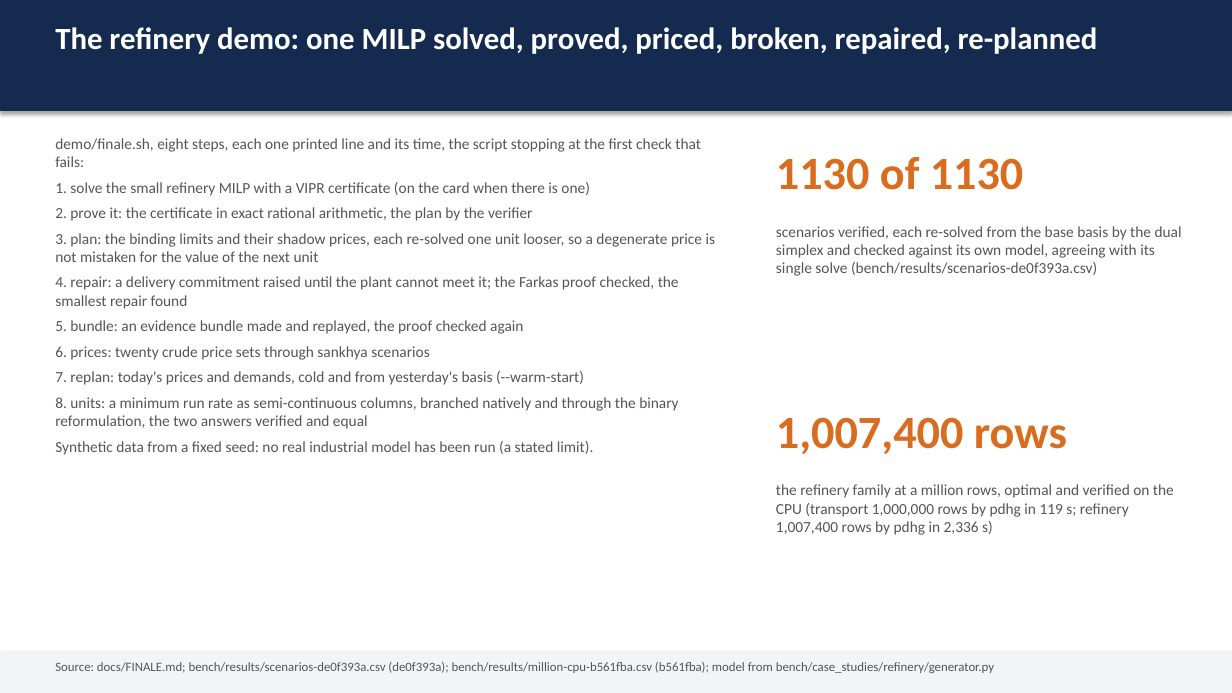
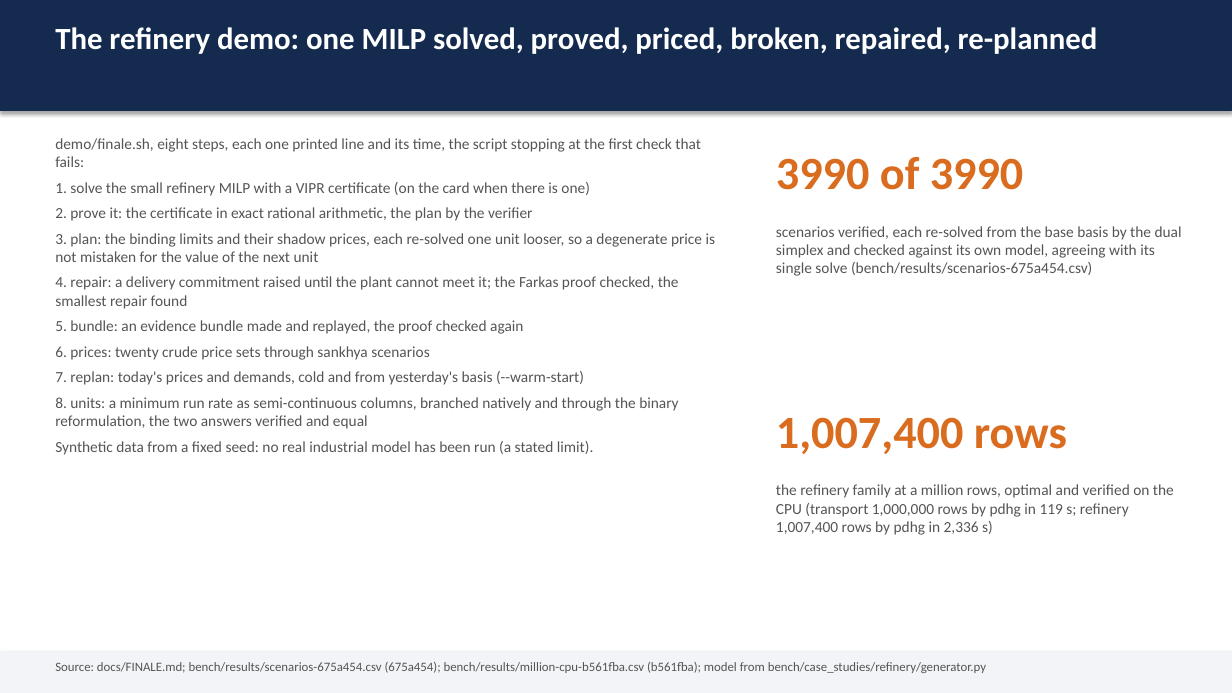
Before and after one commit to thegoodengineers/SANKHYA, a slide deck: slide 9 of docs/SANKHYA-deck.pptx. Drawn at 1232x693 pixels with LibreOffice and Linux fonts; fonts in the diff are those of the drawing. Boxes give left, top, right and bottom in pixels: in the first picture for what was removed or moved away, otherwise in the second. Text is boxed around its words. In the diff, an @@ line names an element or a change of style, - is before the commit and + after.

Commit message:
bench(scenarios): the scenario run on main at 675a454, 3990 of 3990 verified four ways, refinery-year demand 19.3x and prices 2.18x against single solves (#752)

```diff
--- a/docs/SANKHYA-deck.pptx
+++ b/docs/SANKHYA-deck.pptx
@@ text at box(776, 157, 1024, 190): text changed @@
-1130 of 1130
+3990 of 3990
@@ text at box(776, 226, 1182, 276): text changed @@
-scenarios verified, each re-solved from the base basis by the dual simplex and checked against its own model, agreeing with its single solve (bench/results/scenarios-de0f393a.csv)
+scenarios verified, each re-solved from the base basis by the dual simplex and checked against its own model, agreeing with its single solve (bench/results/scenarios-675a454.csv)
@@ text at box(55, 662, 986, 673): text changed @@
-Source: docs/FINALE.md; bench/results/scenarios-de0f393a.csv (de0f393a); bench/results/million-cpu-b561fba.csv (b561fba); model from bench/case_studies/refinery/generator.py
+Source: docs/FINALE.md; bench/results/scenarios-675a454.csv (675a454); bench/results/million-cpu-b561fba.csv (b561fba); model from bench/case_studies/refinery/generator.py
```
Also in this commit, not shown: 5 other files.
